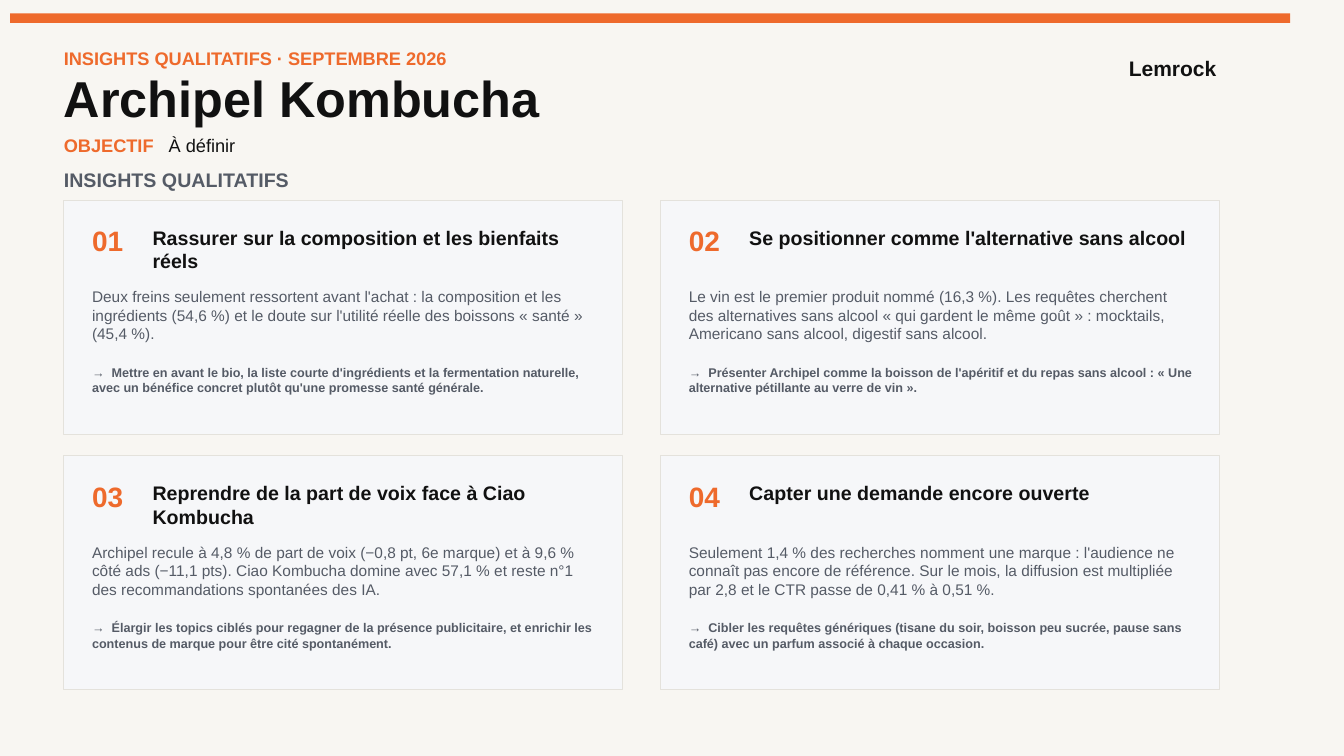
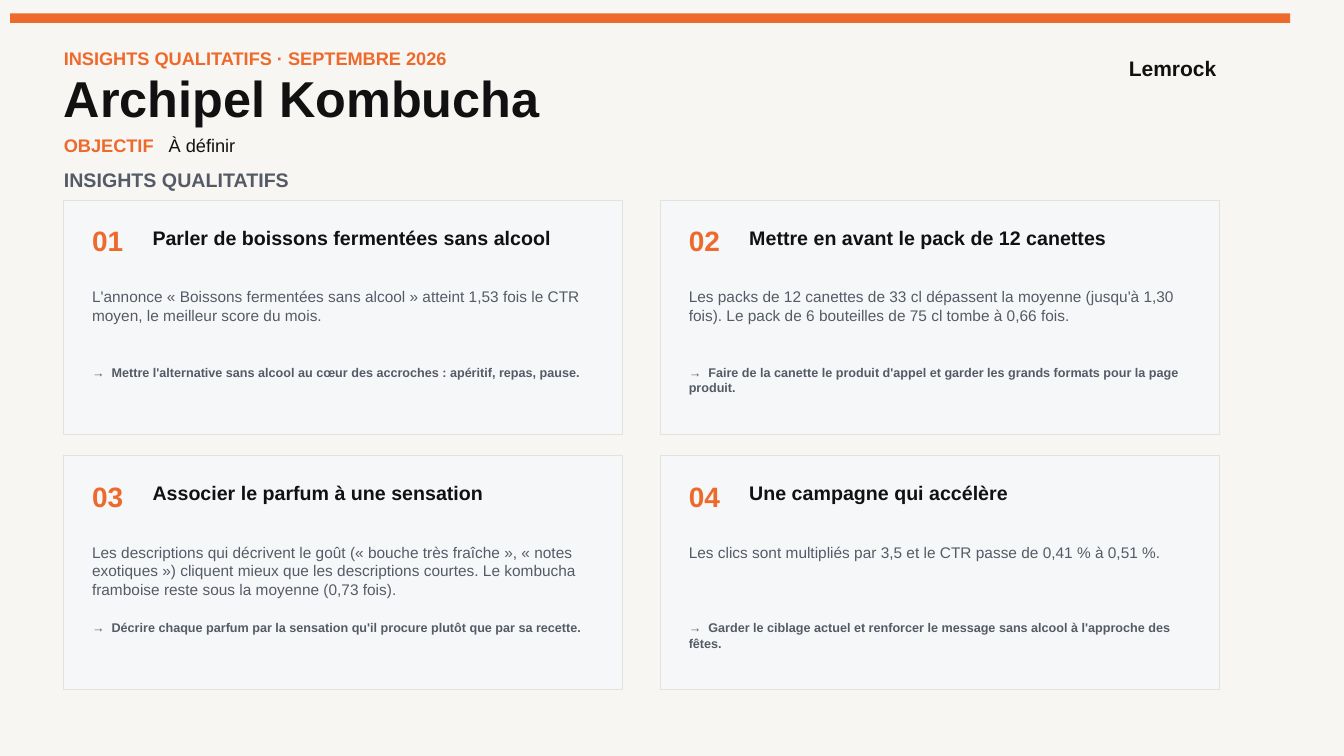
Before and after one commit to stephanemonmarson-creator/Lemrock, a slide deck: slide 4 of rapports/septembre/121026_Customer Success_Septembre 26.pptx (slide 6 before the commit). Drawn at 1344x756 pixels with LibreOffice and Linux fonts; fonts in the diff are those of the drawing. Boxes give left, top, right and bottom in pixels: in the first picture for what was removed or moved away, otherwise in the second. Text is boxed around its words. In the diff, an @@ line names an element or a change of style, - is before the commit and + after.

```diff
--- a/rapports/septembre/121026_Customer Success_Septembre 26.pptx
+++ b/rapports/septembre/121026_Customer Success_Septembre 26.pptx
@@ text at bbox=[153, 230, 551, 246]: text changed @@
-Rassurer sur la composition et les bienfaits réels
+Parler de boissons fermentées sans alcool
@@ text at bbox=[749, 230, 1106, 249]: text changed @@
-Se positionner comme l'alternative sans alcool
+Mettre en avant le pack de 12 canettes
@@ text at bbox=[92, 290, 580, 324]: text changed @@
-Deux freins seulement ressortent avant l'achat : la composition et les ingrédients (54,6 %) et le doute sur l'utilité réelle des boissons « santé » (45,4 %).
+L'annonce « Boissons fermentées sans alcool » atteint 1,53 fois le CTR moyen, le meilleur score du mois.
@@ text at bbox=[689, 290, 1174, 324]: text changed @@
-Le vin est le premier produit nommé (16,3 %). Les requêtes cherchent des alternatives sans alcool « qui gardent le même goût » : mocktails, Americano sans alcool, digestif sans alcool.
+Les packs de 12 canettes de 33 cl dépassent la moyenne (jusqu'à 1,30 fois). Le pack de 6 bouteilles de 75 cl tombe à 0,66 fois.
@@ text at bbox=[112, 368, 580, 380]: text changed @@
-→ Mettre en avant le bio, la liste courte d'ingrédients et la fermentation naturelle, avec un bénéfice concret plutôt qu'une promesse santé générale.
+→ Mettre l'alternative sans alcool au cœur des accroches : apéritif, repas, pause.
@@ text at bbox=[689, 368, 1178, 395]: text changed @@
-→ Présenter Archipel comme la boisson de l'apéritif et du repas sans alcool : « Une alternative pétillante au verre de vin ».
+→ Faire de la canette le produit d'appel et garder les grands formats pour la page produit.
@@ text at bbox=[153, 485, 483, 504]: text changed @@
-Reprendre de la part de voix face à Ciao Kombucha
+Associer le parfum à une sensation
@@ text at bbox=[749, 485, 1008, 504]: text changed @@
-Capter une demande encore ouverte
+Une campagne qui accélère
@@ text at bbox=[92, 546, 575, 598]: text changed @@
-Archipel recule à 4,8 % de part de voix (−0,8 pt, 6e marque) et à 9,6 % côté ads (−11,1 pts). Ciao Kombucha domine avec 57,1 % et reste n°1 des recommandations spontanées des IA.
+Les descriptions qui décrivent le goût (« bouche très fraîche », « notes exotiques ») cliquent mieux que les descriptions courtes. Le kombucha framboise reste sous la moyenne (0,73 fois).
@@ text at bbox=[689, 546, 1138, 561]: text changed @@
-Seulement 1,4 % des recherches nomment une marque : l'audience ne connaît pas encore de référence. Sur le mois, la diffusion est multipliée par 2,8 et le CTR passe de 0,41 % à 0,51 %.
+Les clics sont multipliés par 3,5 et le CTR passe de 0,41 % à 0,51 %.
@@ text at bbox=[112, 622, 581, 635]: text changed @@
-→ Élargir les topics ciblés pour regagner de la présence publicitaire, et enrichir les contenus de marque pour être cité spontanément.
+→ Décrire chaque parfum par la sensation qu'il procure plutôt que par sa recette.
@@ text at bbox=[689, 623, 1170, 648]: text changed @@
-→ Cibler les requêtes génériques (tisane du soir, boisson peu sucrée, pause sans café) avec un parfum associé à chaque occasion.
+→ Garder le ciblage actuel et renforcer le message sans alcool à l'approche des fêtes.
```
Also in this commit, not shown: 35 other slides changed, 8 slides removed, 48 other files.
